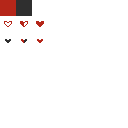
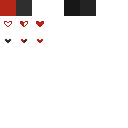
Two versions of the same layered image (128px x 128px). Layer-by-layer changes:
painted on "Layer 2" over left=64, top=0, right=96, bottom=16
